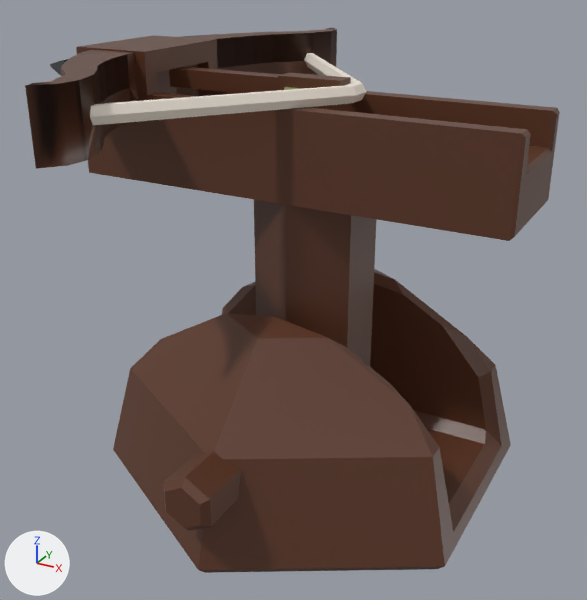
What one commit did to the FBX model BlenderMesh/Tower2.fbx.
The view is the same before and after, from a camera (50 mm lens) standing at (5.82, -11.33, 8.73) and looking at (-0.43, 0.04, 3.05). Lighting does not change. The marker at lower left points along +X, +Y and +Z. Where no turn or scale is listed for an object, it has been applied to the vertices.
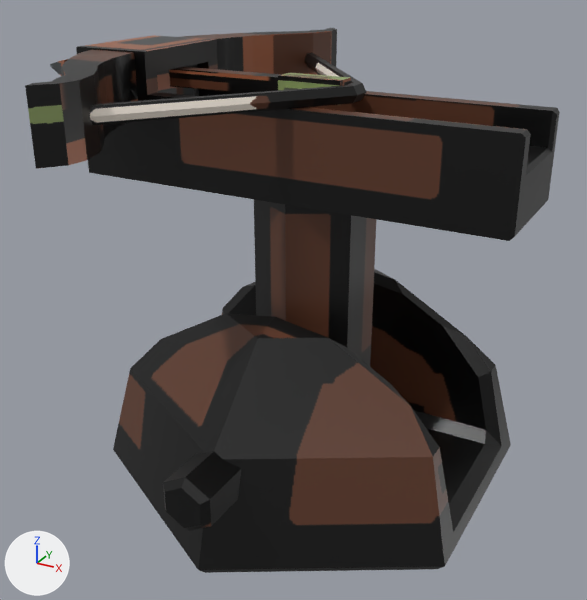
Patch to the scene script:
```diff
--- a/BlenderMesh/Tower2.fbx.py
+++ b/BlenderMesh/Tower2.fbx.py
@@ me_cube_005 @@
 me_cube_005.from_pydata(...)  # 51 vertices, 36 faces; spans x -3.92..3.46, y -1.0..1.0, z -5.4..1.08
 # used by ob_cube; location = (0.0, 0.0, 6.11)
+# me_cube_005 part 3: texture (UV) coordinates of 36 of 36 faces, centred in x -3.92..3.46, y -1.0..1.0, z -5.4..1.08, changed; they spanned u 0.02..0.94, v 0.06..0.95 and now span u 0.0..0.95, v 0.01..0.95
 me_cube_005.materials.append(mat_material)
@@ me_cube_012 @@
 me_cube_012.from_pydata(...)  # 180 vertices, 174 faces; spans x -2.87..3.13, y -0.43..0.43, z -0.18..0.18
 # used by ob_cube_002; location = (-2.58, 0.0, 6.68)
+# me_cube_012 part 4: texture (UV) coordinates of 174 of 174 faces, centred in x -2.87..3.1, y -0.41..0.41, z -0.18..0.18, changed; they spanned u 0.01..0.98, v 0.21..0.99 and now span u 0.07..0.99, v 0.19..1.0
 me_cube_012.materials.append(mat_material)
@@ me_cube_008 @@
 me_cube_008.from_pydata(...)  # 108 vertices, 104 faces; spans x -0.51..3.93, y -4.15..4.15, z -0.51..0.51
 # used by ob_cube_001; location = (-3.17, 0.0, 6.66)
+# me_cube_008 part 1: 103 kept faces spanning x -0.51..3.93, y -4.15..4.15, z -0.51..0.51 get new texture (UV) coordinates
 me_cube_008.materials.append(mat_material)
@@ me_cylinder_005 @@
 me_cylinder_005.from_pydata(...)  # 84 vertices, 72 faces; spans x -3.19..3.19, y -3.95..3.95, z -1.49..1.88
 # used by ob_cylinder_001; location = (0.0, 0.0, 1.49)
+# me_cylinder_005 part 2: texture (UV) coordinates of 72 of 72 faces, centred in x -3.12..3.12, y -3.95..3.95, z -1.49..1.79, changed; they spanned u 0.08..0.97, v 0.06..0.84 and now span u 0.01..0.97, v 0.01..0.89
 me_cylinder_005.materials.append(mat_material)
```

Location of each change, (x1, y1, x2, y2) in pixels of the pictures (587 x 600 px):
part 1 of me_cube_008, surface changed: (25, 28, 366, 169) in both
part 2 of me_cylinder_005, surface changed (brown to black): (113, 269, 511, 573) in both
part 3 of me_cube_005, surface changed (brown to black): (76, 35, 560, 366) in both
part 4 of me_cube_012, surface changed (brown to black): (50, 59, 351, 105) in both
